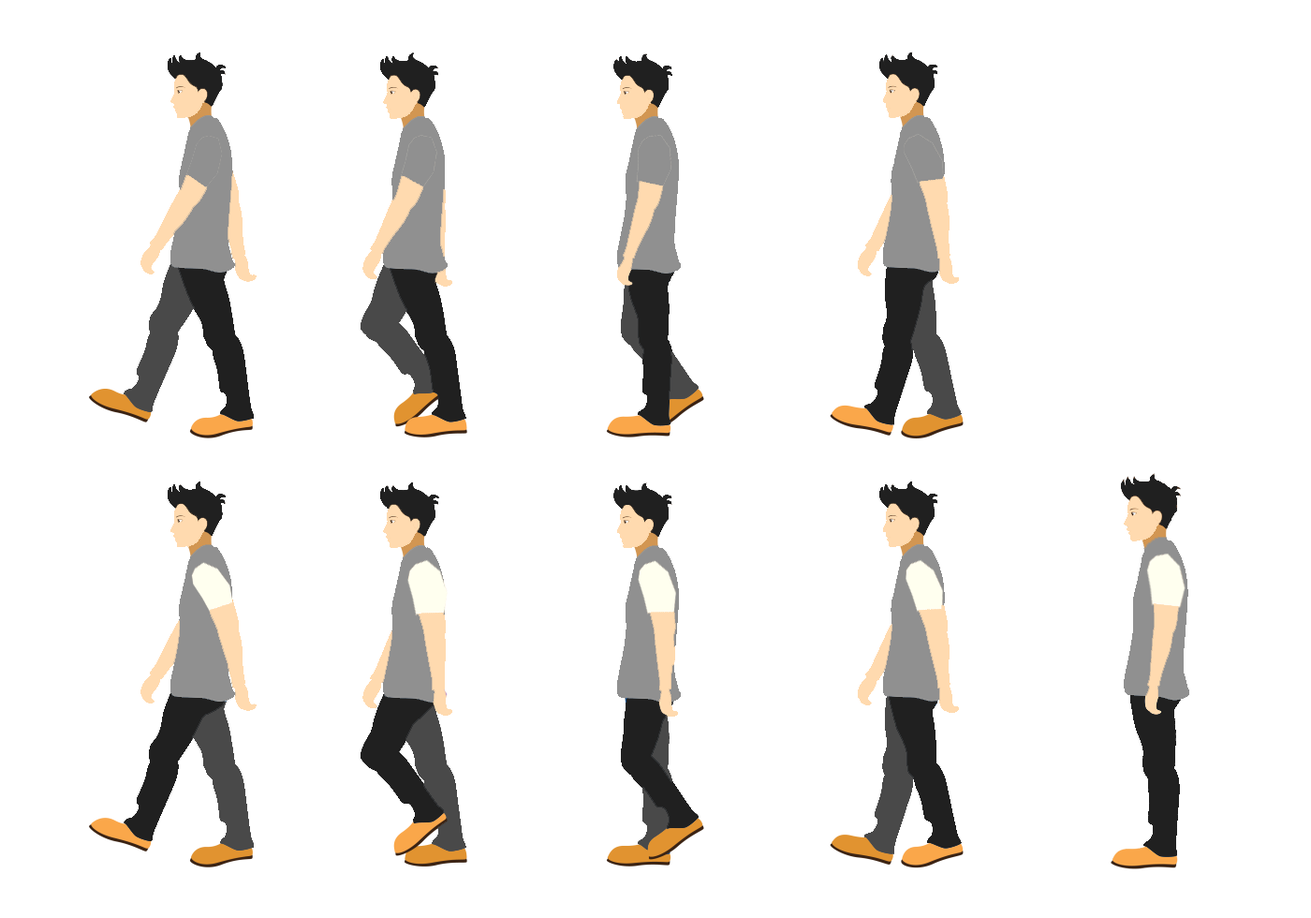
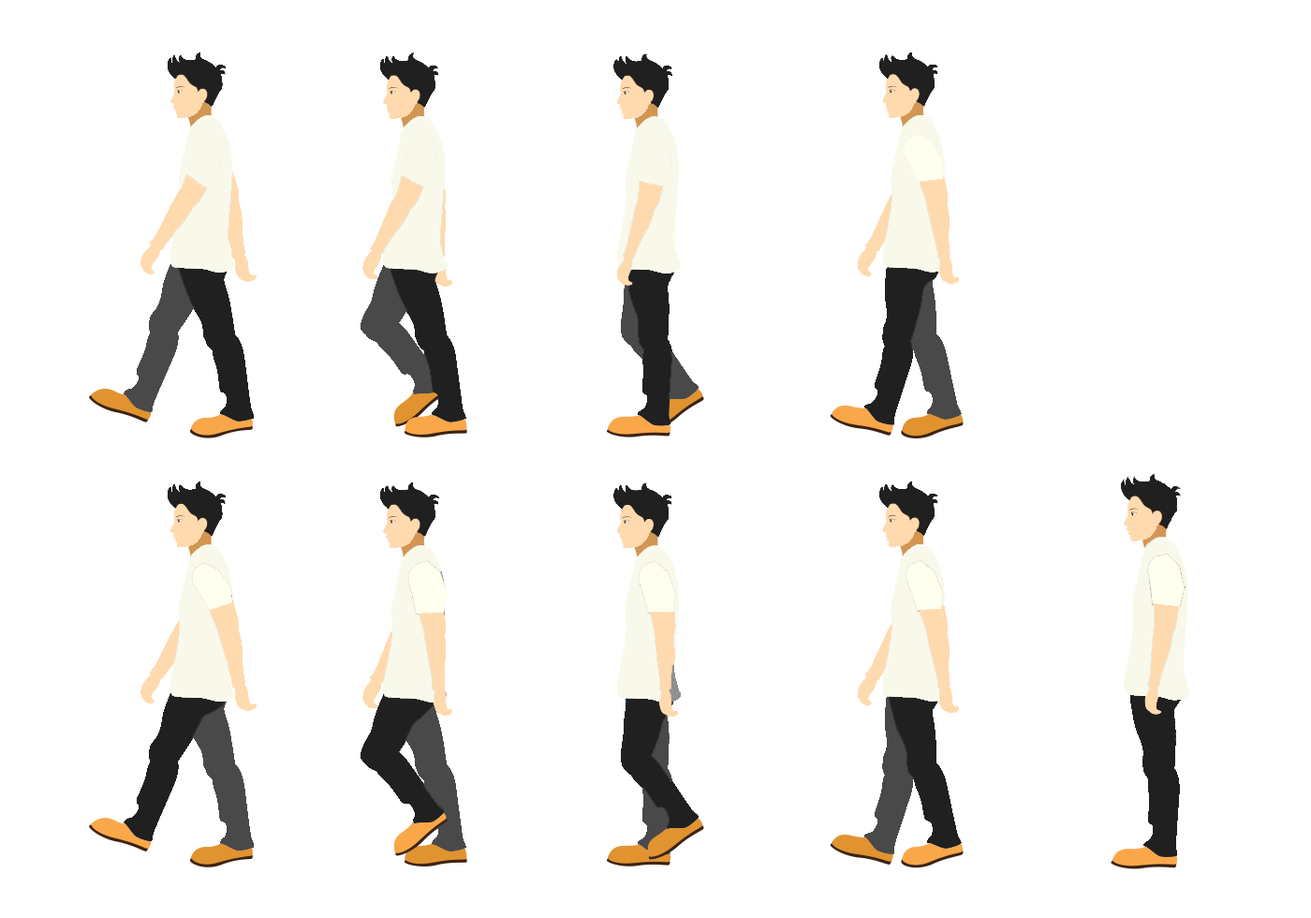
Layers edited between the first and the second 1311 × 918 image:
painted on "Layer 0" over left=170, top=115, right=1190, bottom=703
